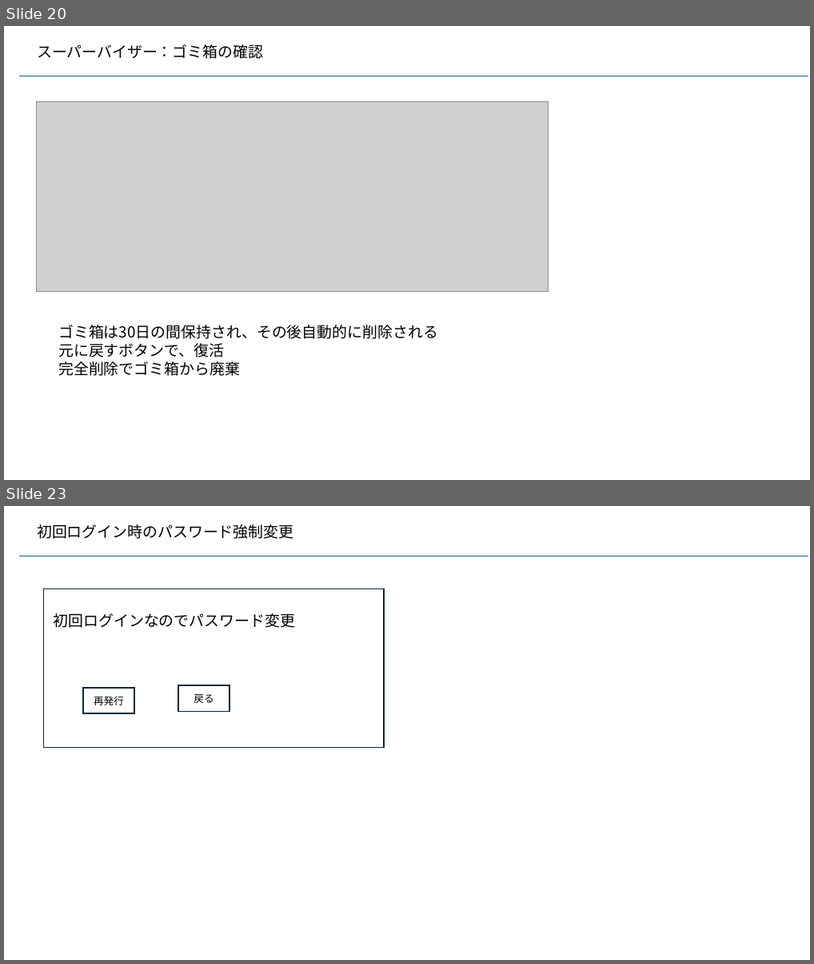
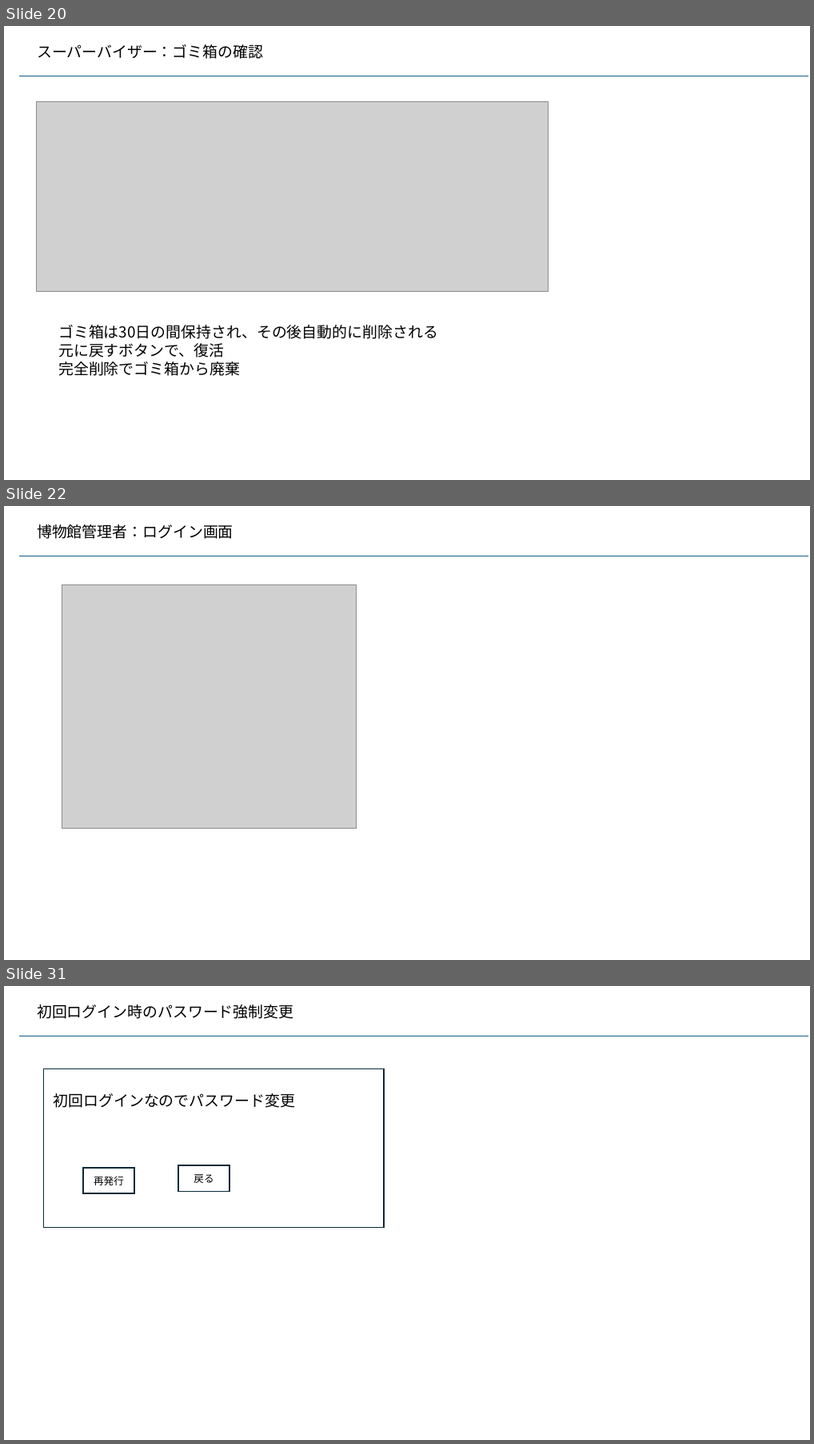
Before and after one commit to kaze-lab/museum_app_proj, a slide deck: 展示物アプリ仕様.pptx. Shown one above the other, each under a label of ours: slides 20 and 23 before the commit, slides 20, 22 and 31 after it; the slides between them are not shown. The pictures are 814x964 and 814x1444 pixels, drawn with LibreOffice and Linux fonts; fonts in the diff are those of the drawing; grey boxes stand for pictures. Boxes give left, top, right and bottom in pixels: in the first picture for what was removed or moved away, otherwise in the second. Text is boxed around its words. In the diff, an @@ line names an element or a change of style, - is before the commit and + after.

```diff
--- a/展示物アプリ仕様.pptx
+++ b/展示物アプリ仕様.pptx
@@ slide 22 added at <box>4,506,810,960</box>, background #FFFFFF @@
@@ text added at <box>37,524,234,539</box>, 18 pt, text #000000 @@
+博物館管理者：ログイン画面
@@ line added from (19, 556) to (809, 556), #156082 1.5 pt @@
@@ picture added at <box>62,585,356,828</box> @@
@@ what was slide 23 is now slide 31 @@
```
Also in this commit, not shown: 4 slides changed, 7 other slides added, 8 other files.
